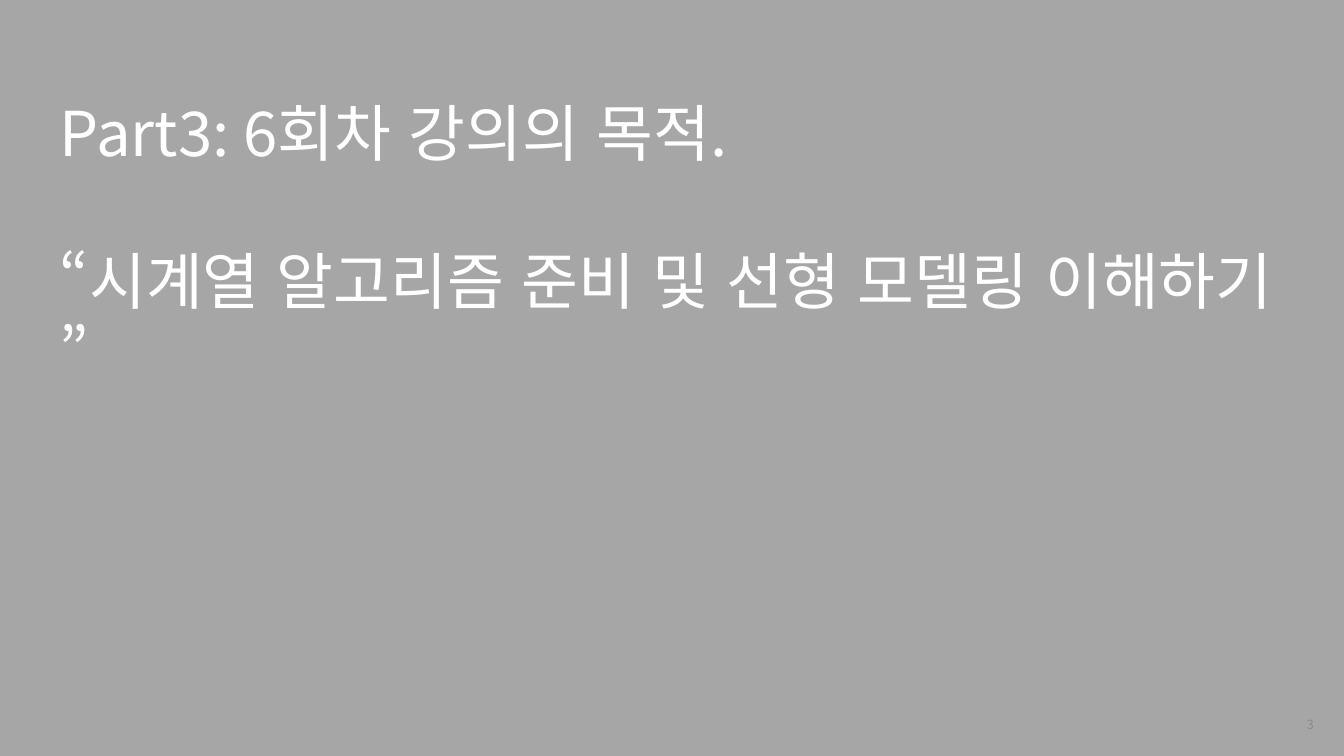
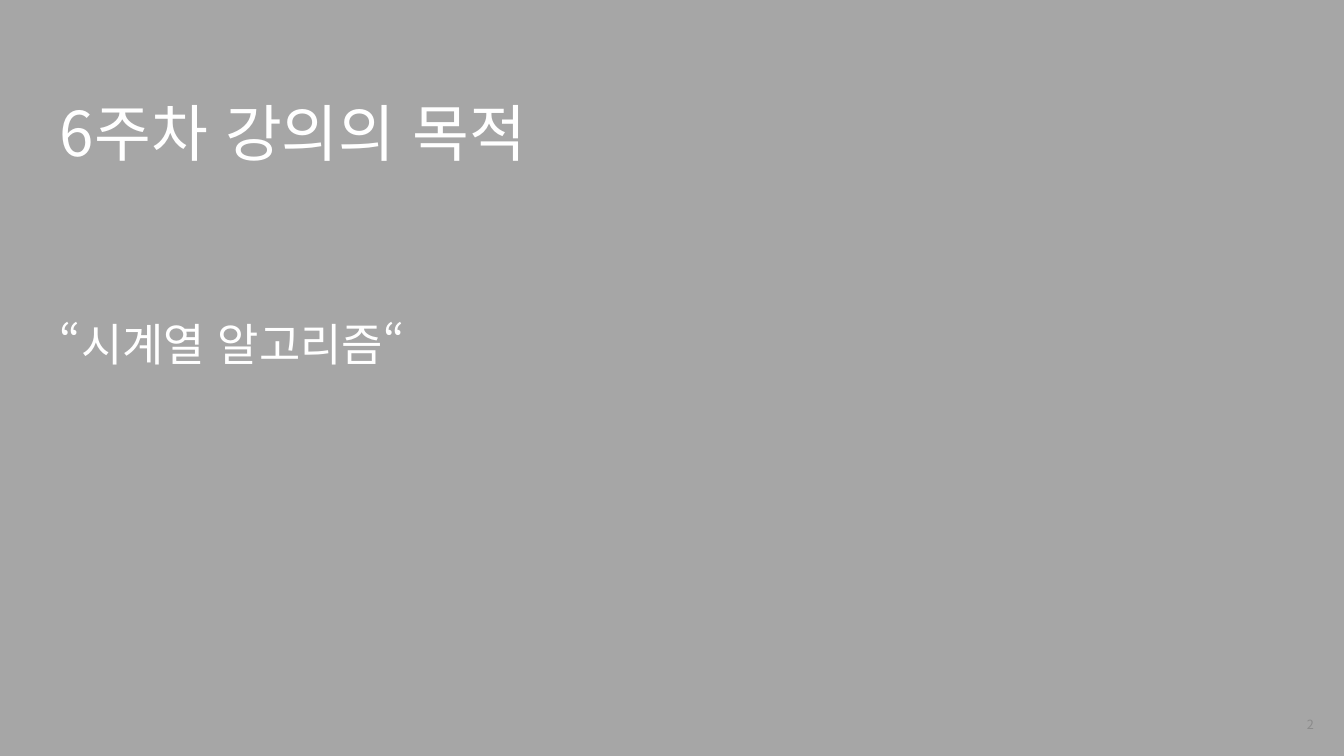
Before and after one commit to heycwkim/TimeSeriesAnalysis, a slide deck: slide 2 of Shared/[패스트캠퍼스] 6강의자료_김경원박사.pptx (slide 3 before the commit). Drawn at 1344x756 pixels with LibreOffice and Linux fonts; fonts in the diff are those of the drawing; background and template pictures are left out. Boxes give left, top, right and bottom in pixels: in the first picture for what was removed or moved away, otherwise in the second. Text is boxed around its words. In the diff, an @@ line names an element or a change of style, - is before the commit and + after.

```diff
--- a/Shared/[패스트캠퍼스] 6강의자료_김경원박사.pptx
+++ b/Shared/[패스트캠퍼스] 6강의자료_김경원박사.pptx
@@ text at <box>60,105,527,365</box>: text changed; size 44 to 32 pt @@
-Part3: 6회차 강의의 목적.
-“시계열 알고리즘 준비 및 선형 모델링 이해하기 ”
+6주차 강의의 목적
+“시계열 알고리즘“
```
Also in this commit, not shown: 5 other slides changed, 1 slide added, 14 slides removed, 11 other files.
